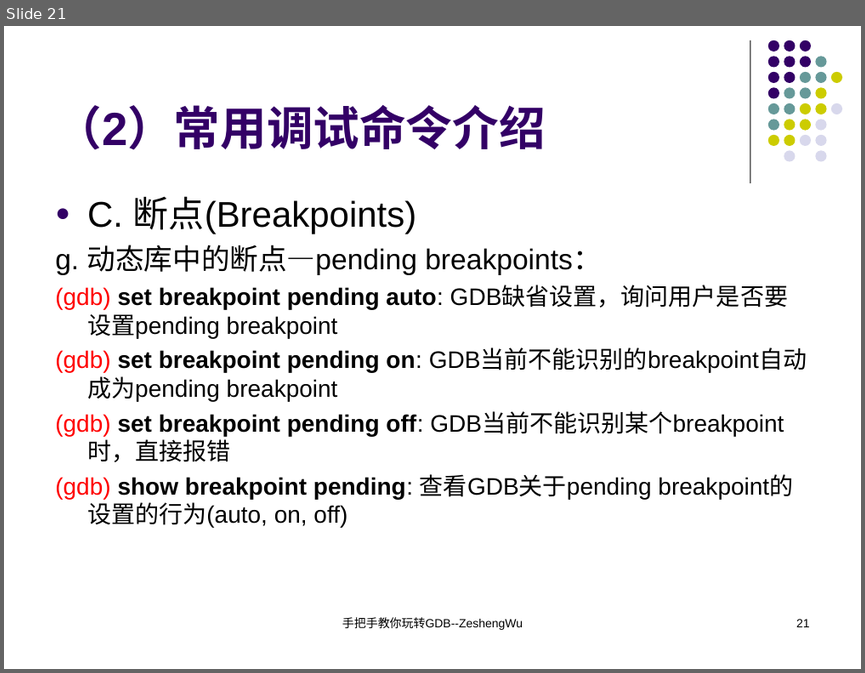
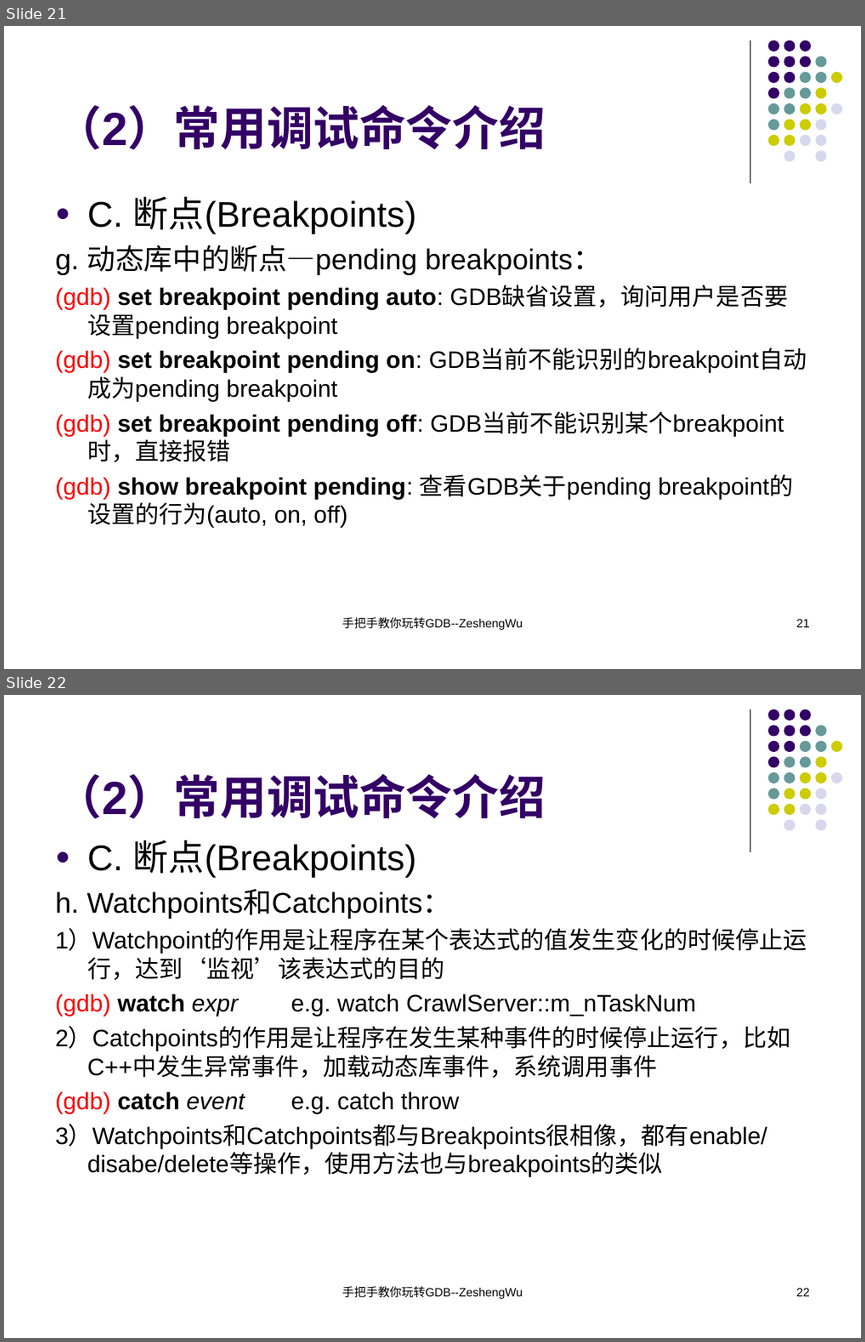
Before and after one commit to KublaikhanGeek/reactor, a slide deck: docs/手把手教你玩转GDB/手把手教你玩转GDB.ppt. Shown one above the other, each under a label of ours: slide 21 before the commit, slides 21 and 22 after it. The pictures are 865x673 and 865x1342 pixels, drawn with LibreOffice and Linux fonts; fonts in the diff are those of the drawing. Boxes give left, top, right and bottom in pixels: in the first picture for what was removed or moved away, otherwise in the second. Text is boxed around its words. In the diff, an @@ line names an element or a change of style, - is before the commit and + after.

```diff
--- a/docs/手把手教你玩转GDB/手把手教你玩转GDB.ppt
+++ b/docs/手把手教你玩转GDB/手把手教你玩转GDB.ppt
@@ slide 22 added at [4, 695, 861, 1338], background #FFFFFF; not listed: 32 template elements that a slide beside it also shows @@
@@ title added at [55, 774, 545, 819], 39 pt, text #330066, bold @@
+（2）常用调试命令介绍
@@ text added at [55, 839, 806, 1177], 20 pt, text #000000 @@
+● C. 断点(Breakpoints)
+h. Watchpoints和Catchpoints：
+1）Watchpoint的作用是让程序在某个表达式的值发生变化的时候停止运行，达到‘监视’该表达式的目的
+(gdb) watch expr e.g. watch CrawlServer::m_nTaskNum
+2）Catchpoints的作用是让程序在发生某种事件的时候停止运行，比如C++中发生异常事件，加载动态库事件，系统调用事件
+(gdb) catch event e.g. catch throw
+3）Watchpoints和Catchpoints都与Breakpoints很相像，都有enable/disabe/delete等操作，使用方法也与breakpoints的类似
@@ text added at [342, 1286, 522, 1299], 10 pt, text #000000 @@
+手把手教你玩转GDB--ZeshengWu
@@ page number added at [796, 1287, 810, 1296], 10 pt, text #000000 @@
+22
```
Also in this commit, not shown: 3 other slides added, 1 other file.
